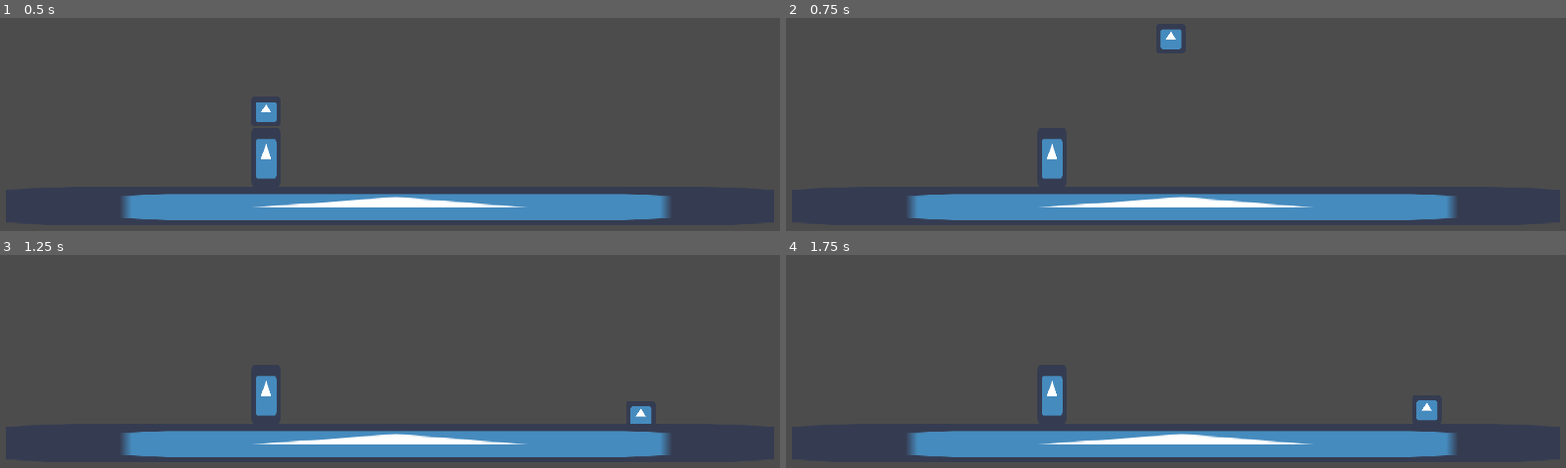
Above: before the commit, frames 1-4 (two rows, left to right).
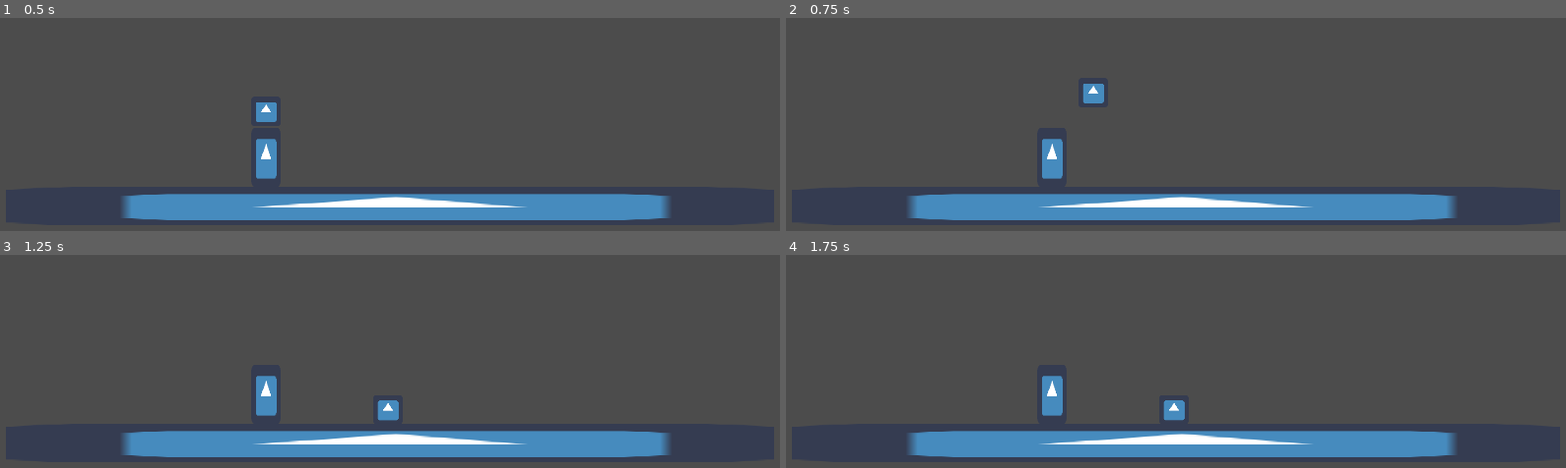
Above: after the commit, the same moments.

Repository: RemyIsCool/Carrying-Thing-Game
Game: Godot game, scene res://Scenes/TestScene.tscn
The game is run twice, just before and just after one commit, with the same random seed, the same clock (stepped at 60 frames per second) and the same inputs. The engine's default icon, where the game draws it, is replaced by a stand-in: a white triangle on a blue panel in a dark square.
Inputs:
- Up to frame 1 (0.5 s): no input
- Up to frame 2 (0.75 s): tap Enter (ui_accept) at 0.5 s; hold Enter (ui_accept) from 0.53 s (still down)
- Up to frame 3 (1.25 s): keep holding Enter (ui_accept)
- Up to frame 4 (1.75 s): release Enter (ui_accept) at 1.28 s; tap Enter (ui_accept) at 1.35, 1.52 s

Frame 1 is identical in both runs. In frame 2, 0.5% of the frame differs, in the area x 38-51%, y 5-41%; in frame 3, 0.5%; in frame 4, 0.5%, in the area x 48-84%, y 68-78%.

Commit message:
Added throwing stuff

Diff:
--- a/Scenes/Player.gd
+++ b/Scenes/Player.gd
@@ -20,19 +20,37 @@
 
 var velocity
 
+## These lines are also mine
+var left := false
+var time_count := 0.0
+## The rest is theirs
+
 func _ready():
 	velocity = Vector2.ZERO
 
-func _physics_process(_delta):
+func _physics_process(delta):
 	velocity.y += gravity
 	movement()
 	velocity = move_and_slide(velocity, Vector2.UP)
 
 	## This is my code (oh i will refactor this later lol)
 
-	if Input.is_action_just_pressed("ui_accept") and $PickupCollider.overlaps_body(get_parent().get_node("./PickUp")):
+	if Input.is_action_just_pressed(KleftInput):
+		left = true
+	if Input.is_action_just_pressed(KrightInput):
+		left = false
+
+	if Input.is_action_just_released("ui_accept") and $PickupCollider.overlaps_body(get_parent().get_node("./PickUp")):
 		get_parent().get_node("./PinJoint2D").node_b = ""
-		get_parent().get_node("./PickUp").apply_central_impulse(Vector2(1, -1) * 300)
+		get_parent().get_node("./PickUp").apply_central_impulse((Vector2(-1, -1) if left else Vector2(1, -1)) * (300 * max(0.5, time_count)))
+		time_count = 0
+
+	if Input.is_action_just_pressed("ui_down") and $PickupCollider.overlaps_body(get_parent().get_node("./PickUp")):
+		get_parent().get_node("./PickUp").global_transform.origin = Vector2(position.x, position.y - 24)
+		get_parent().get_node("./PinJoint2D").node_b = "../PickUp"
+
+	if Input.is_action_pressed("ui_accept") and time_count < 1:
+		time_count += delta * 2
 
 	## This is more of somebody else's code that i found on github
 
--- a/Scenes/Player.tscn
+++ b/Scenes/Player.tscn
@@ -13,7 +13,7 @@
 [node name="Player" type="KinematicBody2D"]
 script = ExtResource( 2 )
 speed = 500.0
-jumpHeight = 1000.0
+jumpHeight = 800.0
 gravity = 80.0
 accelaration = 25.0
 KrightInput = "ui_right"
--- a/Scenes/TestScene.tscn
+++ b/Scenes/TestScene.tscn
@@ -1,7 +1,11 @@
-[gd_scene load_steps=5 format=2]
+[gd_scene load_steps=6 format=2]
 
 [ext_resource path="res://Scenes/Player.tscn" type="PackedScene" id=1]
 [ext_resource path="res://icon.png" type="Texture" id=2]
+
+[sub_resource type="PhysicsMaterial" id=3]
+rough = true
+absorbent = true
 
 [sub_resource type="RectangleShape2D" id=1]
 extents = Vector2( 8, 8 )
@@ -13,7 +17,6 @@
 
 [node name="Player" parent="." instance=ExtResource( 1 )]
 position = Vector2( 147, 195 )
-jumpHeight = 800.0
 gravity = 50.0
 
 [node name="PinJoint2D" type="PinJoint2D" parent="."]
@@ -24,6 +27,7 @@
 [node name="PickUp" type="RigidBody2D" parent="."]
 position = Vector2( 147, 170 )
 mode = 2
+physics_material_override = SubResource( 3 )
 gravity_scale = 10.0
 
 [node name="CollisionShape2D" type="CollisionShape2D" parent="PickUp"]
